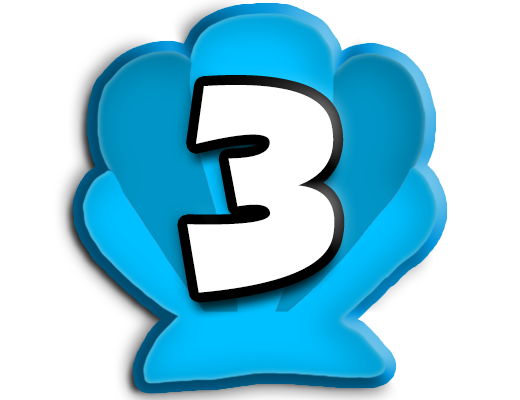
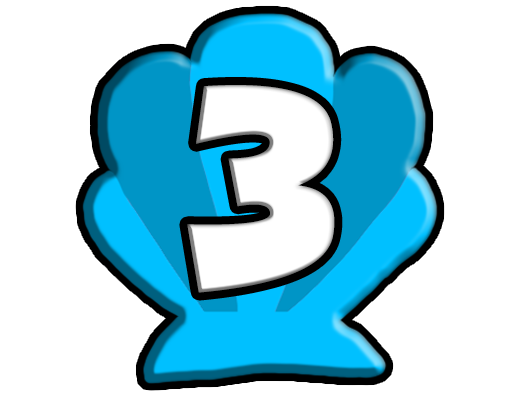
Revision of a layered 520×400 image; what changed, layer by layer:
pixels changed over [55, 0, 448, 400] (layer not identified)
